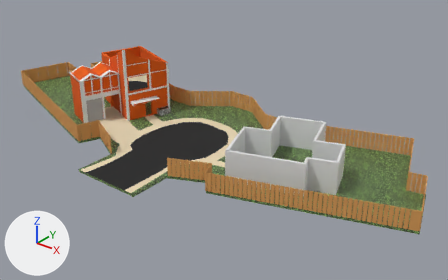
Before and after pictures for a commit that changed the glTF model Gangsta Wizards/Main/BUILDINGS/Residential/R-3/Nukehouses.glb.
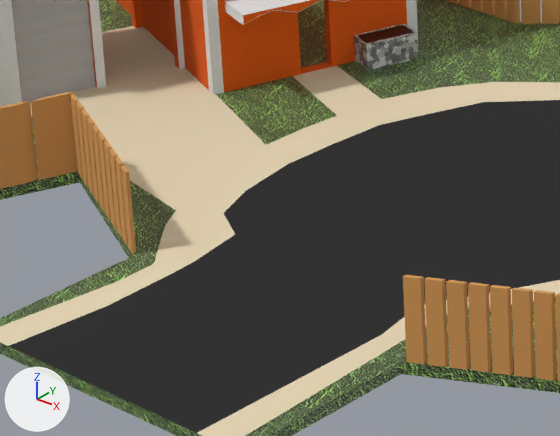
Each version is shown whole from a camera (50 mm lens) standing at (42.5, -48.6, 31.4) and looking at (1.4, 2.8, -0.5), then close up on the part from 19% to 45% of the width and 36% to 68% of the height. Arrows for +X, +Y and +Z are at lower left; the lights stay in place. The first two pictures are the older version. Where no turn or scale is listed for an object, it has been applied to the vertices.

Objects in the first close-up: 'Canopy', 'Fences', 'Garage Door', 'Ground', 'House 2', 'Planter'.
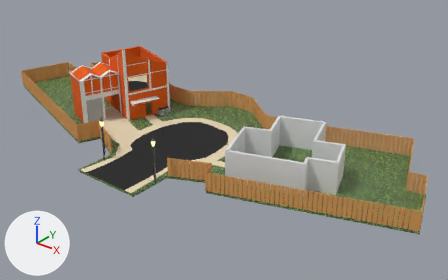
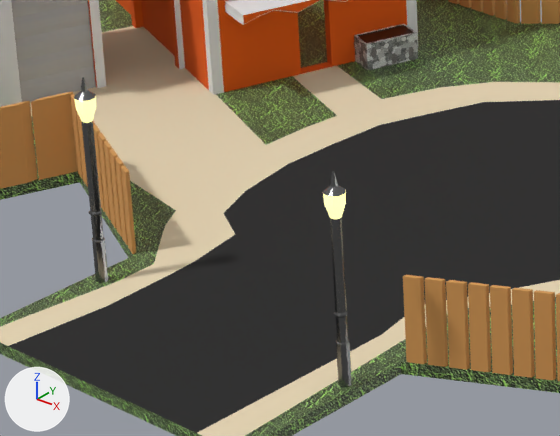
Where the change shows, as pixel boxes [x1, y1, x2, y2] in the close-ups (560 x 436 px):
'Streetlight.001', added
    after: [74, 77, 352, 387]
    faces in mat_metal_pole (grey #7b7b7b): [74, 77, 352, 387]
    faces in mat_light_material___streetlight (yellow #e7e47d, glowing beige #fff7ba): [74, 96, 346, 219]

The edits, one by one:
Material 'Light Material - Streetlight' (mat_light_material___streetlight) is new.
Its base color is (0.8, 0.779, 0.204) (yellow #e7e47d).
Its emission color is (1.0, 0.926, 0.491) (beige #fff7ba).
Its emission strength is 1.0.
Material 'Metal Pole' (mat_metal_pole) is new.
Its base color is (0.197, 0.197, 0.197) (grey #7b7b7b).
Its metallic is 1.0.
Its roughness is 0.25.
Mesh me_cylinder_001 is new.
It has 188 vertices, 368 faces and spans x -8.11..0.24, y -0.24..0.24, z -2.16..3.06.
Faces by material slot: [276, 92].
It uses material mat_metal_pole (grey #7b7b7b).
It uses material mat_light_material___streetlight (yellow #e7e47d, glowing beige #fff7ba).
Object 'Streetlight.001' (ob_streetlight_001) is new; it shows me_cylinder_001.
Its location is (1.03, -8.39, 1.01).
